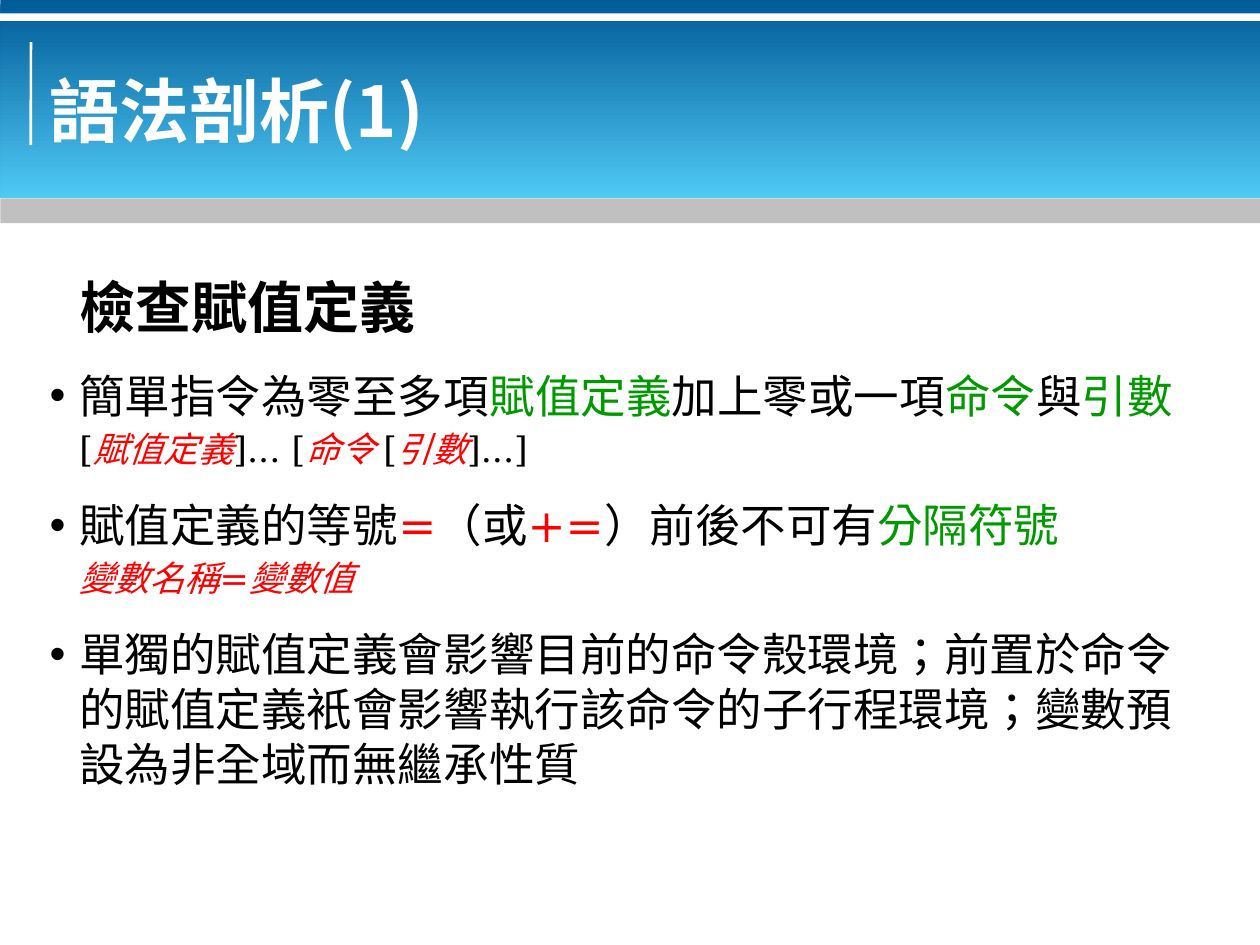
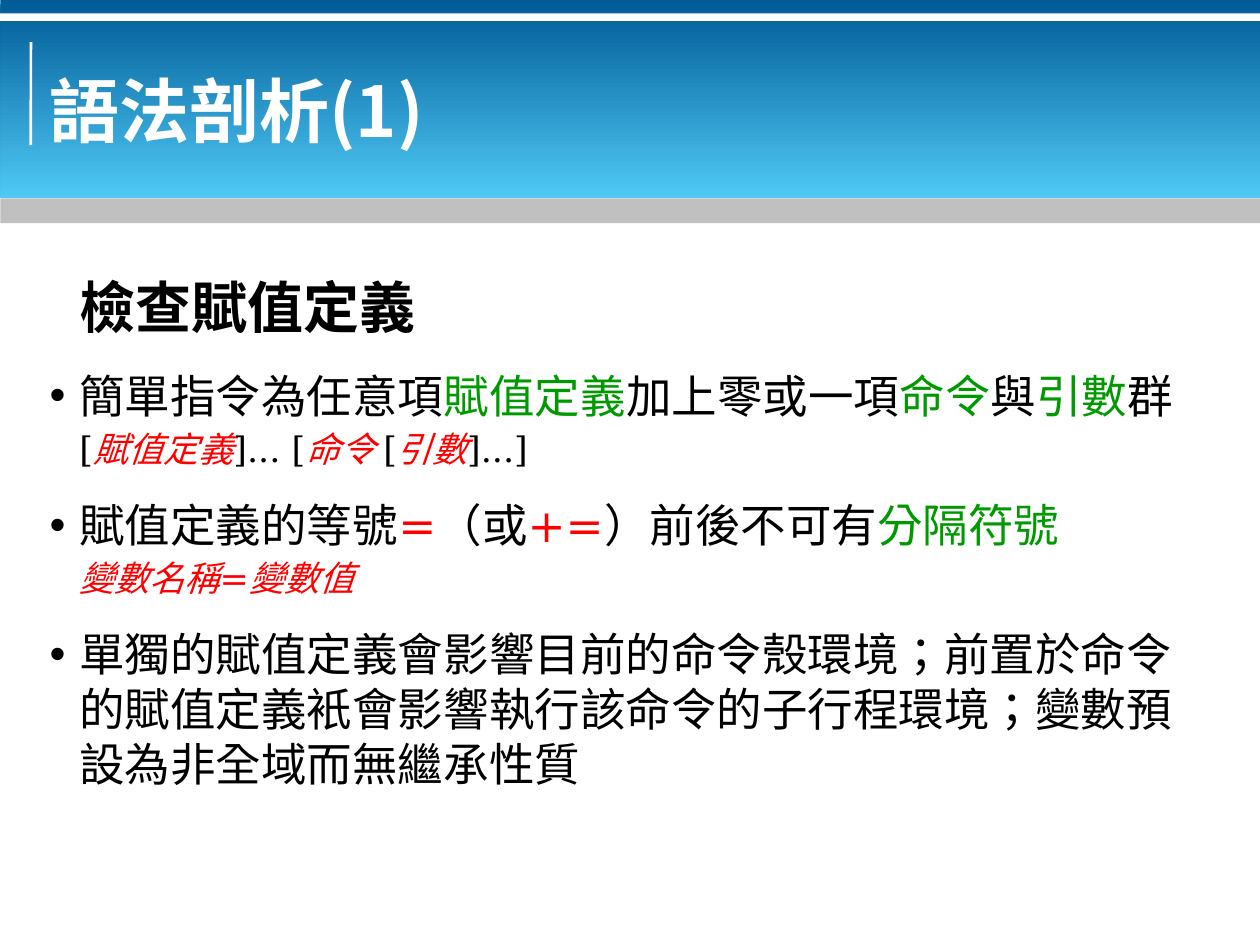
Before and after one commit to bluebat/.presentations, a slide deck: slide 7 of bash-basics.odp. Drawn at 1260x945 pixels with LibreOffice and Linux fonts; fonts in the diff are those of the drawing; background and template pictures are left out. Boxes give left, top, right and bottom in pixels: in the first picture for what was removed or moved away, otherwise in the second. Text is boxed around its words. In the diff, an @@ line names an element or a change of style, - is before the commit and + after.

```diff
--- a/bash-basics.odp
+++ b/bash-basics.odp
@@ text at [79, 374, 1173, 417]: text changed @@
-• 簡單指令為零至多項賦值定義加上零或一項命令與引數
+• 簡單指令為任意項賦值定義加上零或一項命令與引數群
```
Also in this commit, not shown: 3 other slides changed.
